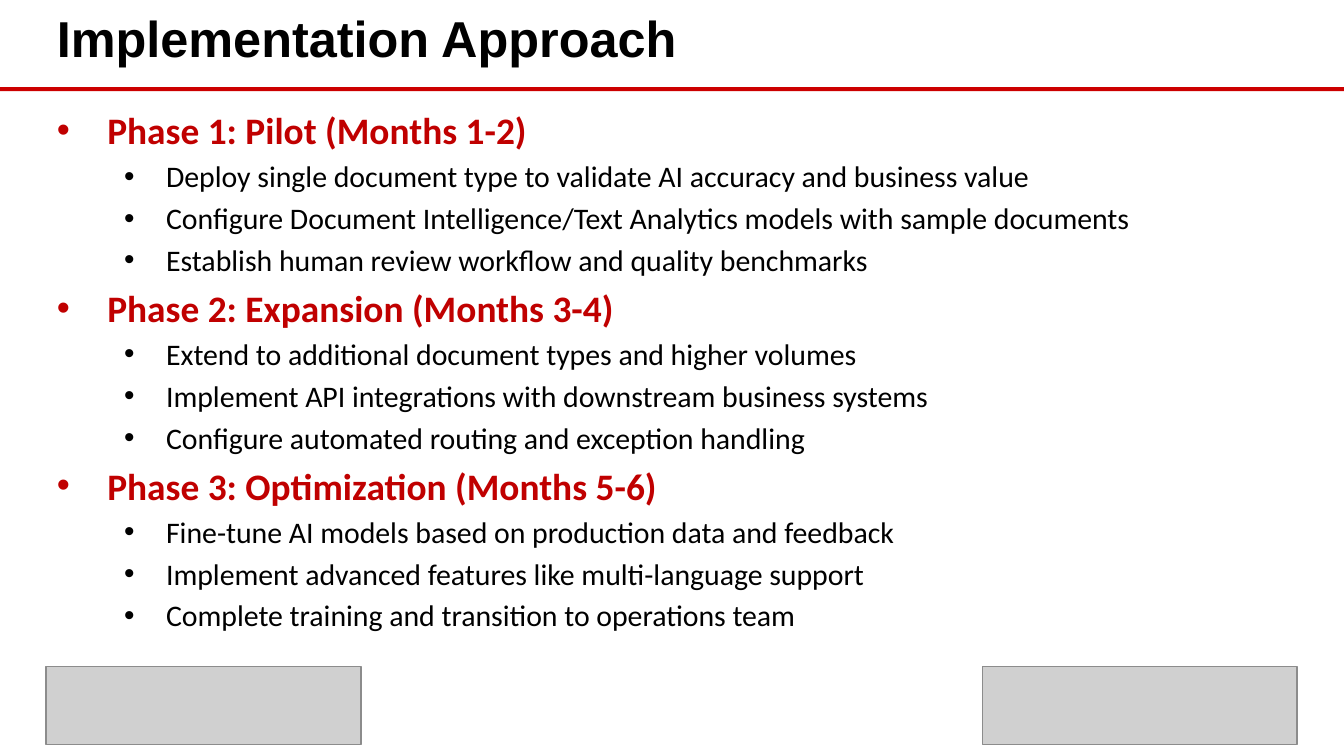
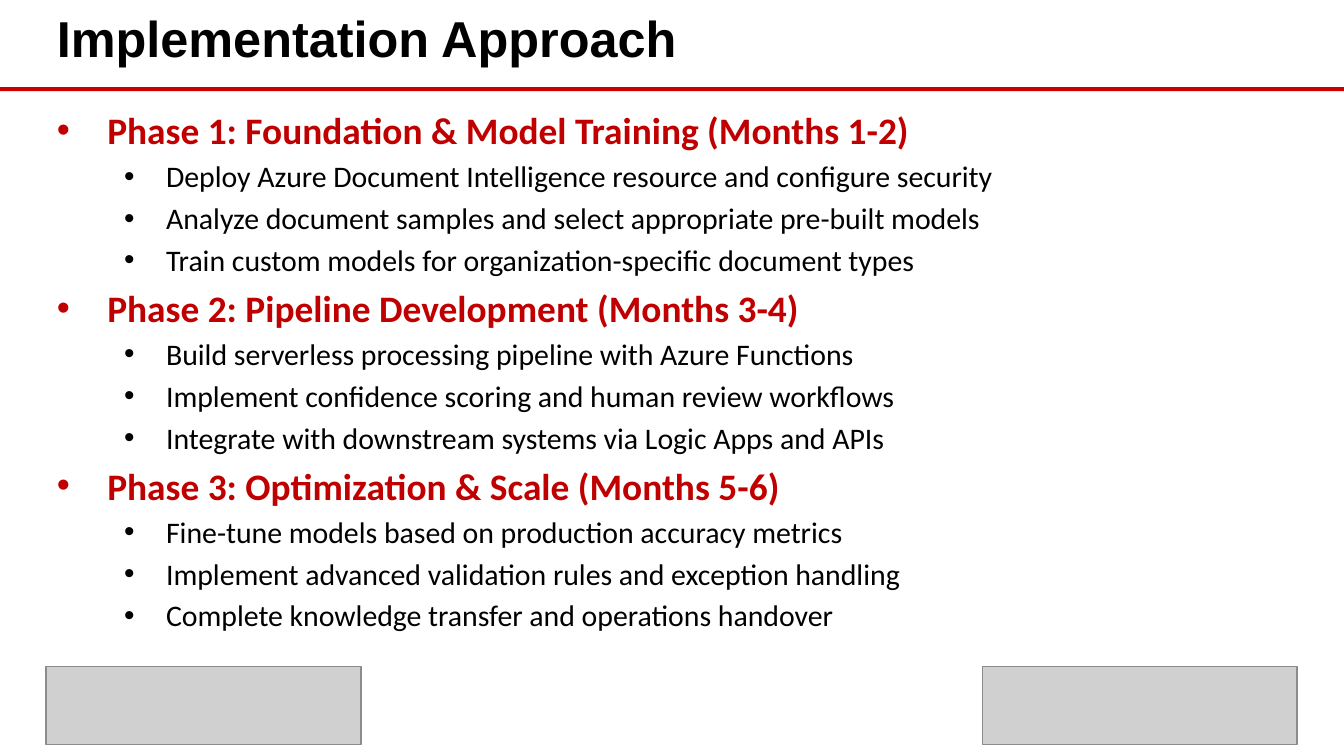
Before and after one commit to eoframework/solutions, a slide deck: slide 5 of solutions/azure/ai/document-intelligence/presales/solution-briefing.pptx (slide 4 before the commit). Drawn at 1344x756 pixels with LibreOffice and Linux fonts; fonts in the diff are those of the drawing; grey boxes stand for pictures; background and template pictures are left out. Boxes give left, top, right and bottom in pixels: in the first picture for what was removed or moved away, otherwise in the second. Text is boxed around its words. In the diff, an @@ line names an element or a change of style, - is before the commit and + after.

Commit message:
Add Engagement Scope slides with solution-specific scope for Azure solutions
- Document Intelligence: IDP scope (document types, AI/ML complexity, accuracy)
- Enterprise Landing Zone: Landing zone scope (management groups, subscriptions, policies)
- Sentinel SIEM: Security scope (data connectors, analytics rules, log ingestion)
- DevOps Enterprise Platform: DevOps scope (repositories, pipelines, deployments)
- Virtual Desktop: AVD scope (host pools, app groups, user profiles)
- Virtual WAN Global: Network scope (WAN hubs, VPN connections, bandwidth)
- Updated LOE CSVs with proper SCOPE ASSUMPTIONS structure for Doc Intel and Landing Zone
- Regenerated all 6 PPTX files with 11-slide structure including Engagement Scope

```diff
--- a/solutions/azure/ai/document-intelligence/presales/solution-briefing.pptx
+++ b/solutions/azure/ai/document-intelligence/presales/solution-briefing.pptx
@@ text at [107,116,992,631]: text changed @@
-• Phase 1: Pilot (Months 1-2)
-  • Deploy single document type to validate AI accuracy and business value
-  • Configure Document Intelligence/Text Analytics models with sample documents
-  • Establish human review workflow and quality benchmarks
-• Phase 2: Expansion (Months 3-4)
-  • Extend to additional document types and higher volumes
-  • Implement API integrations with downstream business systems
-  • Configure automated routing and exception handling
-• Phase 3: Optimization (Months 5-6)
-  • Fine-tune AI models based on production data and feedback
-  • Implement advanced features like multi-language support
-  • Complete training and transition to operations team
+• Phase 1: Foundation & Model Training (Months 1-2)
+  • Deploy Azure Document Intelligence resource and configure security
+  • Analyze document samples and select appropriate pre-built models
+  • Train custom models for organization-specific document types
+• Phase 2: Pipeline Development (Months 3-4)
+  • Build serverless processing pipeline with Azure Functions
+  • Implement confidence scoring and human review workflows
+  • Integrate with downstream systems via Logic Apps and APIs
+• Phase 3: Optimization & Scale (Months 5-6)
+  • Fine-tune models based on production accuracy metrics
+  • Implement advanced validation rules and exception handling
+  • Complete knowledge transfer and operations handover
```
Also in this commit, not shown: 8 other slides changed, 1 slide added, 13 other files.
